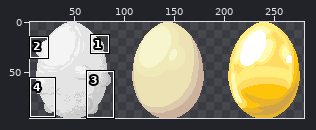
Edited in one commit: sprite sheet (assets/images/egg01.png). The first picture is a wide view before the edit; the outline marks the close-up.
Close-up. As it was:
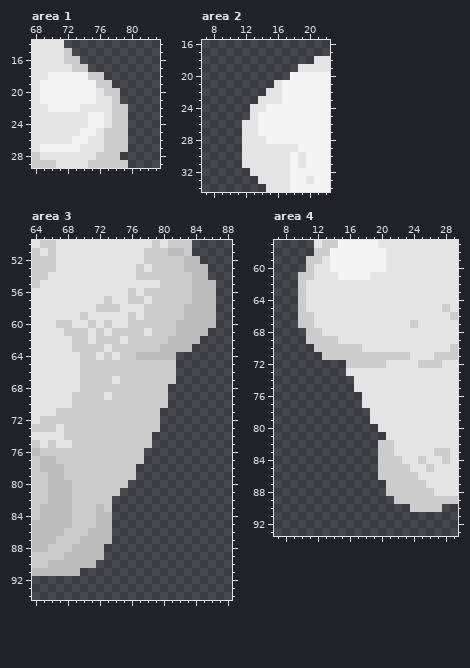
The file is 288x96 pixels. Shown: area 1: x 68..83, y 14..29; area 2: x 7..22, y 16..34; area 3: x 64..88, y 50..94; area 4: x 7..29, y 57..93. The wide view leaves out empty margins.
And afterwards:
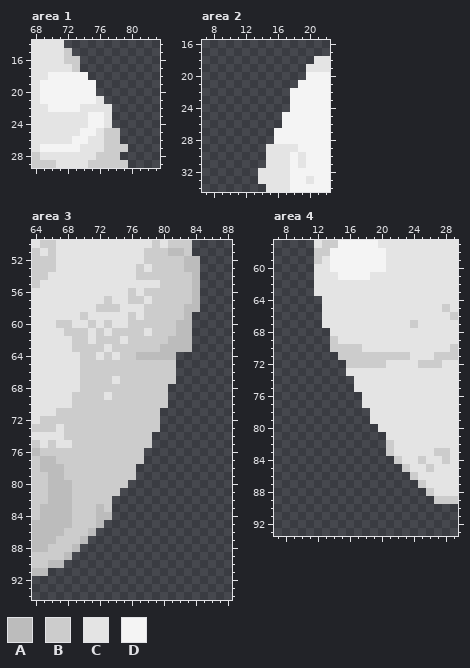
Palette (. is transparent): A #bcbcbc  B #cccccc  C #e4e4e4  D #f4f4f4
Change:
Changed rows in their new state; - is an unchanged pixel.
Area 1:
first column x 74:
17 .-----
18 -..---
19 --..--
20 --...-
21 ---..-
22 ----..
23 ----..
24 ----..
25 -----.
26 -----.
Area 2:
first column x 12:
19 -------.
20 ------..
21 ----...-
22 ---...--
23 --....--
24 -.....--
25 -....---
26 .....---
27 ....----
28 ....----
29 ...-----
30 ...-----
31 ...-----
32 -.------
Area 3:
first column x 84:
53 -.-
54 -.-
55 -..
56 -..
57 -..
58 -..
59 ...
60 ...
61 ..-
62 .--
first column x 66:
85 -------.
86 ------..
87 -----...
88 ----...-
89 ---....-
90 --....--
91 ....----
Area 4:
first column x 10:
59 -.---
60 -.---
61 ..---
62 ..---
63 ..---
64 ...--
65 ...--
66 ...--
67 ...--
68 -...-
69 -...-
70 --..-
71 ---..
first column x 20:
82 .-------
83 .-------
84 ..------
85 ...-----
86 ....----
87 -....---
88 -.....--
89 --.....-
90 ----....
Pixel boxes of the changes (left, top, right, bottom) in both close-ups:
erased: (80, 64, 128, 144)
erased: (242, 64, 306, 176)
erased: (192, 264, 216, 344)
erased: (48, 520, 112, 576)
erased: (298, 256, 338, 360)
erased: (378, 440, 442, 512)
